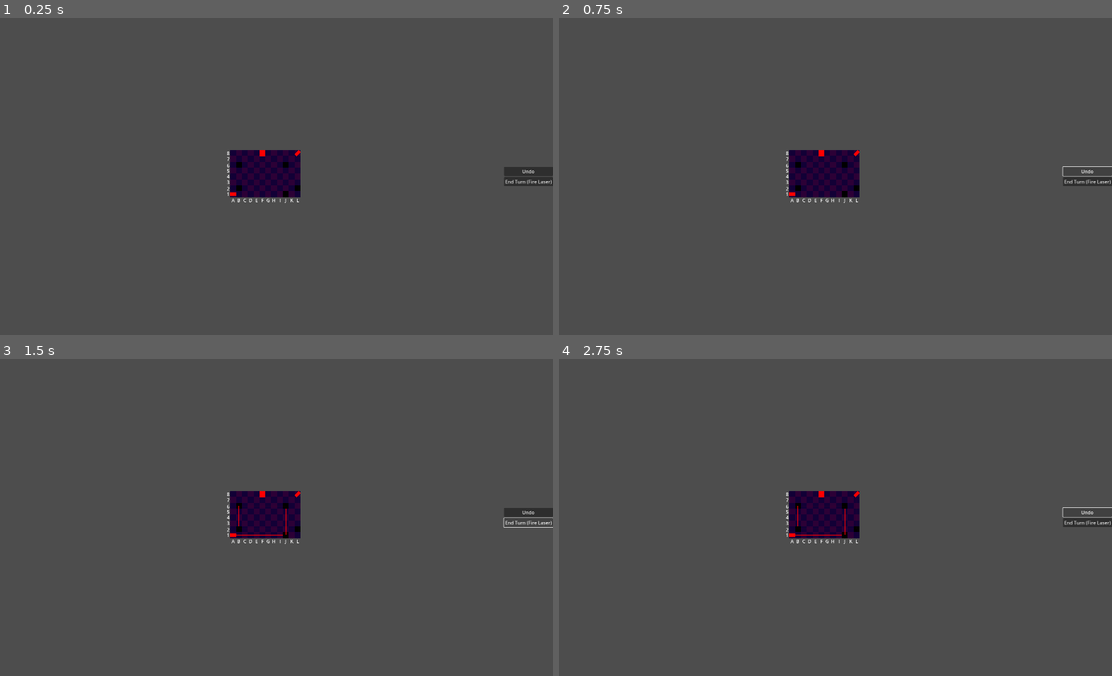
Above: before the commit, frames 1-4 (two rows, left to right).
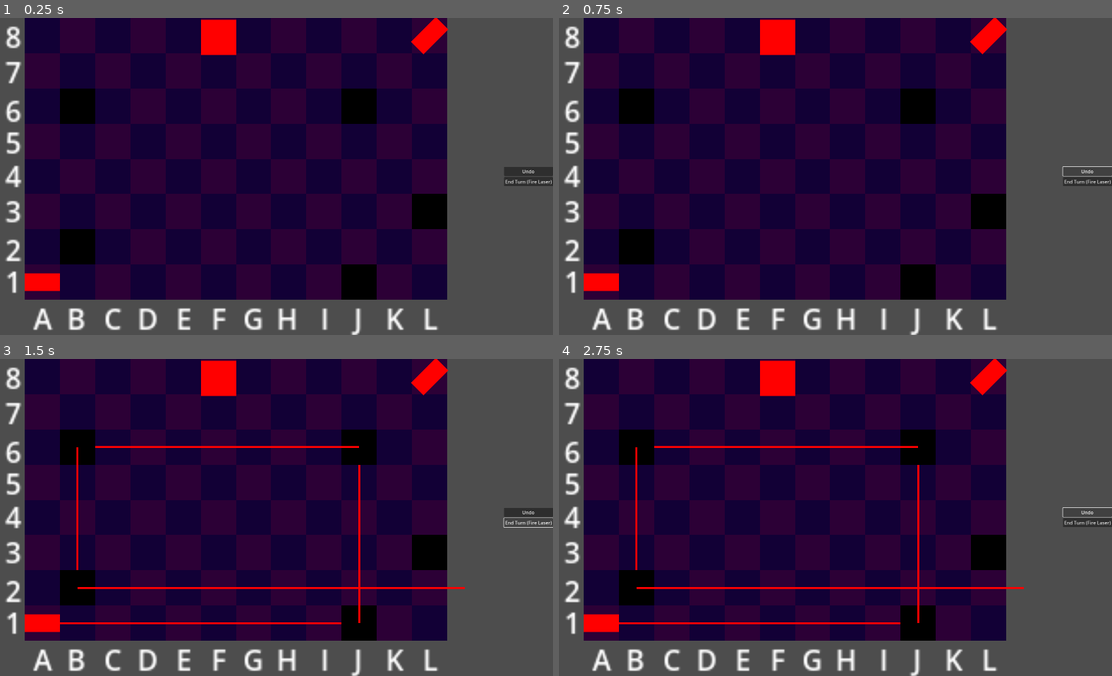
Above: after the commit, the same moments.

Repository: mzbrubak/Reflectix
Game: Godot game, scene res://Scenes/main.tscn
Same seed, same stepped clock (60 frames per second), same inputs: the game is played once before the commit and once after it.
Inputs:
- Up to frame 1 (0.25 s): no input
- Up to frame 2 (0.75 s): click "Undo" at 0.5 s
- Up to frame 3 (1.5 s): click "End Turn (Fire Laser)" at 1.25 s
- Up to frame 4 (2.75 s): click "Undo" at 2 s

The runs differ from the first frame. In frame 1, 69% of the frame differs, in the area x 0-82%, y 0-100%; in frame 2, 69%; in frame 3, 69%, in the area x 0-85%, y 0-100%; in frame 4, 69%.

Commit message:
Added WorldBoundaries to Board
Collision Layer 4 is reserved for boundaries to be placed around every board.  This allows for a beam segment that misses all of the pieces and goes off the board to be rendered.  This also helps isolate multiple boards in 2D space so we can fake 3D with them in future

Diff:
--- a/Scenes/board.tscn
+++ b/Scenes/board.tscn
@@ -1,6 +1,14 @@
-[gd_scene load_steps=2 format=3 uid="uid://cn3fhjv74000f"]
+[gd_scene load_steps=6 format=3 uid="uid://cn3fhjv74000f"]
 
 [ext_resource type="PackedScene" uid="uid://ccym58eahoa6n" path="res://Scenes/boardspace.tscn" id="1_sgub3"]
+
+[sub_resource type="WorldBoundaryShape2D" id="WorldBoundaryShape2D_vxdur"]
+
+[sub_resource type="WorldBoundaryShape2D" id="WorldBoundaryShape2D_vusek"]
+
+[sub_resource type="WorldBoundaryShape2D" id="WorldBoundaryShape2D_yfsoi"]
+
+[sub_resource type="WorldBoundaryShape2D" id="WorldBoundaryShape2D_d17jn"]
 
 [node name="Board" type="Node2D"]
 position = Vector2(-100, 60)
@@ -503,3 +511,26 @@
 offset_bottom = -128.0
 text = "8"
 metadata/_edit_use_anchors_ = true
+
+[node name="BoardBoundaries" type="StaticBody2D" parent="."]
+collision_layer = 8
+collision_mask = 7
+
+[node name="SouthWall" type="CollisionShape2D" parent="BoardBoundaries"]
+position = Vector2(100, 32)
+shape = SubResource("WorldBoundaryShape2D_vxdur")
+
+[node name="NorthWall" type="CollisionShape2D" parent="BoardBoundaries"]
+position = Vector2(100, -167)
+rotation = 3.14159
+shape = SubResource("WorldBoundaryShape2D_vusek")
+
+[node name="WestWall" type="CollisionShape2D" parent="BoardBoundaries"]
+position = Vector2(-28, -60)
+rotation = 1.5708
+shape = SubResource("WorldBoundaryShape2D_yfsoi")
+
+[node name="EastWall" type="CollisionShape2D" parent="BoardBoundaries"]
+position = Vector2(240, -60)
+rotation = 4.71239
+shape = SubResource("WorldBoundaryShape2D_d17jn")
--- a/Scenes/main.tscn
+++ b/Scenes/main.tscn
@@ -14,6 +14,7 @@
 position = Vector2(-130, 60)
 
 [node name="Camera2D" type="Camera2D" parent="."]
+zoom = Vector2(6, 6)
 
 [node name="Player1Pieces" type="Node2D" parent="."]
 
@@ -39,7 +40,7 @@
 rotation = 3.14159
 
 [node name="Mirror5" parent="Player1Pieces" instance=ExtResource("2_6nsyl")]
-position = Vector2(90, 40)
+position = Vector2(90, 20)
 rotation = 1.5708
 
 [node name="Player2Pieces" type="Node2D" parent="."]
